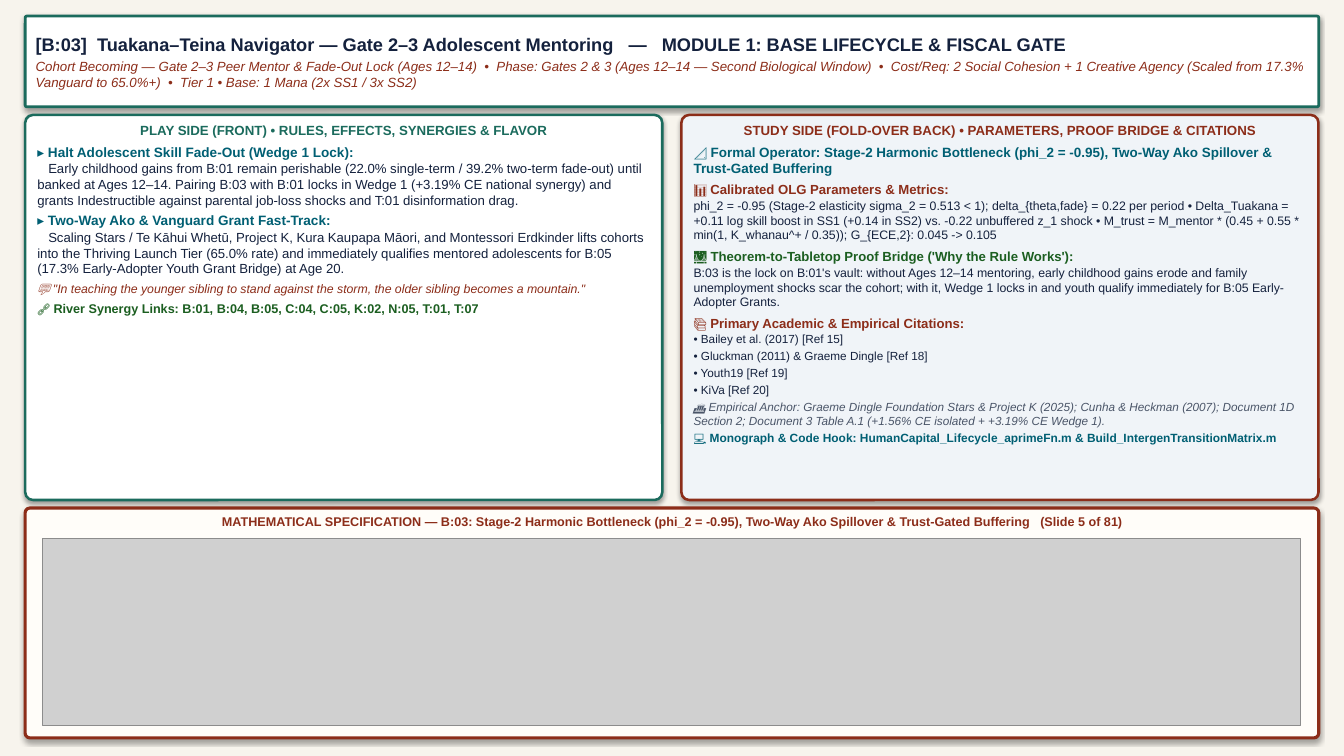
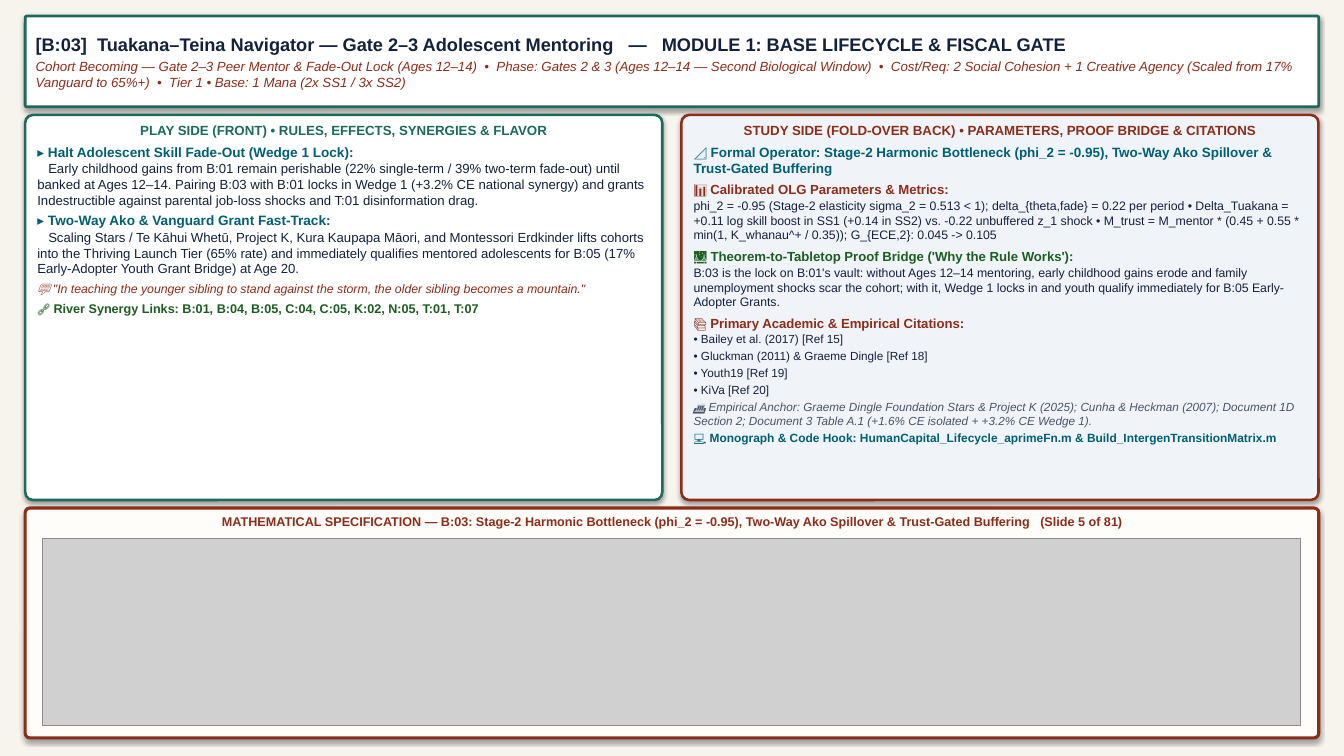
Before and after one commit to MichaelTiemann/IGWelfare-Game, a slide deck: slide 5 of output/foils_and_founders_study_slides_academic.pptx. Drawn at 1344x756 pixels with LibreOffice and Linux fonts; fonts in the diff are those of the drawing; grey boxes stand for pictures. Boxes give left, top, right and bottom in pixels: in the first picture for what was removed or moved away, otherwise in the second. Text is boxed around its words. In the diff, an @@ line names an element or a change of style, - is before the commit and + after.

```diff
--- a/output/foils_and_founders_study_slides_academic.pptx
+++ b/output/foils_and_founders_study_slides_academic.pptx
@@ text in rounded rectangle at [36,61,1293,90]: text changed @@
-Cohort Becoming — Gate 2–3 Peer Mentor & Fade-Out Lock (Ages 12–14) • Phase: Gates 2 & 3 (Ages 12–14 — Second Biological Window) • Cost/Req: 2 Social Cohesion + 1 Creative Agency (Scaled from 17.3% Vanguard to 65.0%+) • Tier 1 • Base: 1 Mana (2x SS1 / 3x SS2)
+Cohort Becoming — Gate 2–3 Peer Mentor & Fade-Out Lock (Ages 12–14) • Phase: Gates 2 & 3 (Ages 12–14 — Second Biological Window) • Cost/Req: 2 Social Cohesion + 1 Creative Agency (Scaled from 17% Vanguard to 65%+) • Tier 1 • Base: 1 Mana (2x SS1 / 3x SS2)
@@ text in rounded rectangle at [37,163,644,208]: text changed @@
-Early childhood gains from B:01 remain perishable (22.0% single-term / 39.2% two-term fade-out) until banked at Ages 12–14. Pairing B:03 with B:01 locks in Wedge 1 (+3.19% CE national synergy) and grants Indestructible against parental job-loss shocks and T:01 disinformation drag.
+Early childhood gains from B:01 remain perishable (22% single-term / 39% two-term fade-out) until banked at Ages 12–14. Pairing B:03 with B:01 locks in Wedge 1 (+3.2% CE national synergy) and grants Indestructible against parental job-loss shocks and T:01 disinformation drag.
@@ text in rounded rectangle at [37,232,644,276]: text changed @@
-Scaling Stars / Te Kāhui Whetū, Project K, Kura Kaupapa Māori, and Montessori Erdkinder lifts cohorts into the Thriving Launch Tier (65.0% rate) and immediately qualifies mentored adolescents for B:05 (17.3% Early-Adopter Youth Grant Bridge) at Age 20.
+Scaling Stars / Te Kāhui Whetū, Project K, Kura Kaupapa Māori, and Montessori Erdkinder lifts cohorts into the Thriving Launch Tier (65% rate) and immediately qualifies mentored adolescents for B:05 (17% Early-Adopter Youth Grant Bridge) at Age 20.
@@ text in rounded rectangle at [694,402,1294,428]: text changed @@
-🏛️ Empirical Anchor: Graeme Dingle Foundation Stars & Project K (2025); Cunha & Heckman (2007); Document 1D Section 2; Document 3 Table A.1 (+1.56% CE isolated + +3.19% CE Wedge 1).
+🏛️ Empirical Anchor: Graeme Dingle Foundation Stars & Project K (2025); Cunha & Heckman (2007); Document 1D Section 2; Document 3 Table A.1 (+1.6% CE isolated + +3.2% CE Wedge 1).
```
Also in this commit, not shown: 66 other slides changed, 4 other files.
